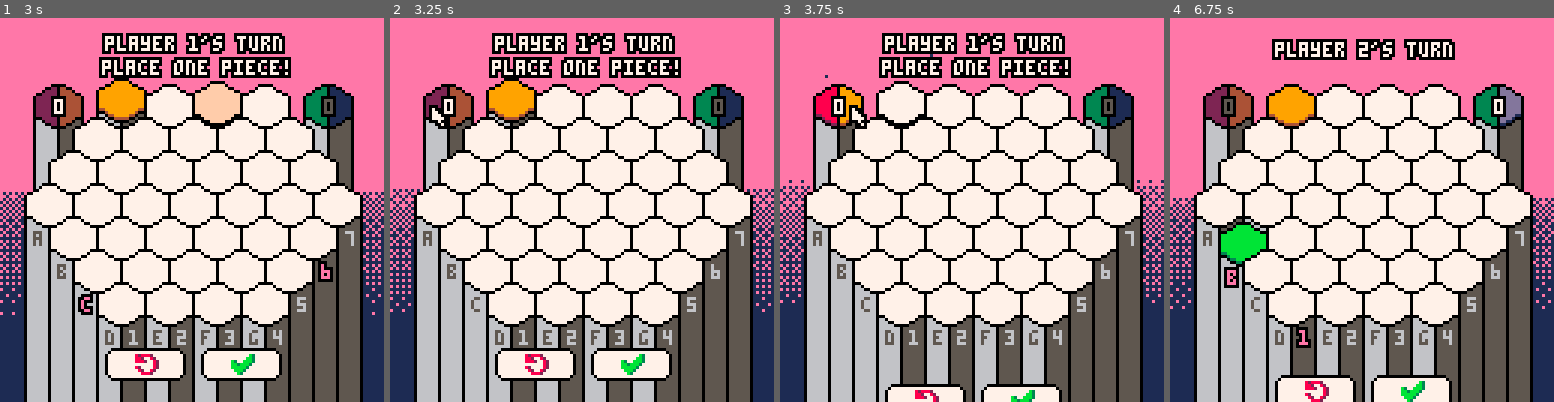
Above: before the commit, frames 1-4 (left to right).
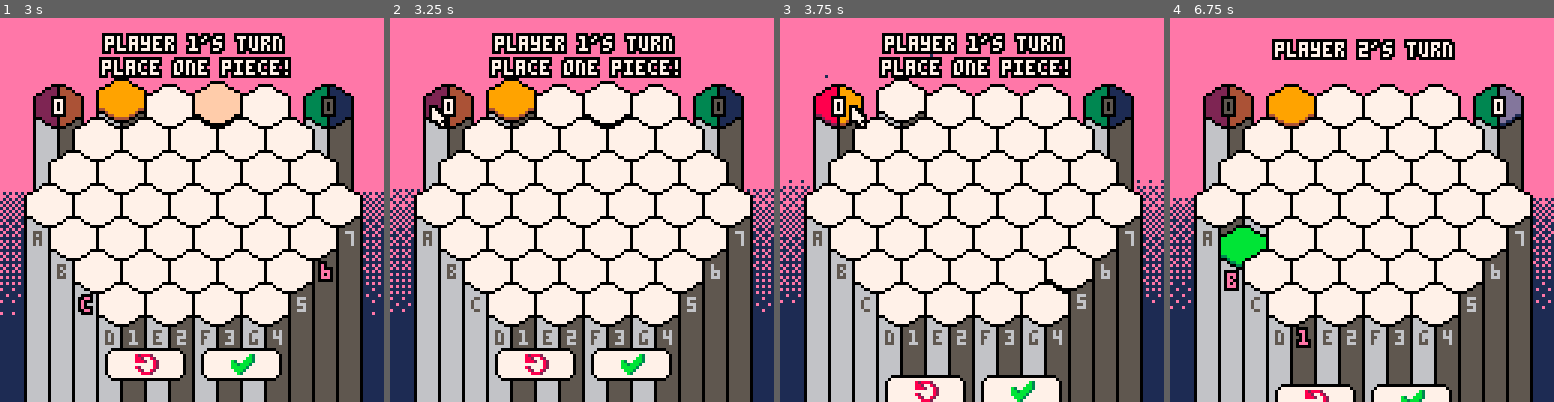
Above: after the commit, the same moments.

Repository: austin-m2/PICO-8-Carts
Game: PICO-8 cartridge bloom.p8
The game is run twice, just before and just after one commit, with the same random seed, the same clock (stepped at 60 frames per second) and the same inputs.
Inputs (mouse positions are in pixels of both pictures, inside the frame that each line leads up to):
- Up to frame 1 (3 s): tap X (X key) at 0.33, 1.07, 1.85, 2.97 s; click (280, 121) at 0.67 s; tap O (Z key) at 0.7, 1.7, 2.1, 2.5, 2.9 s; click (46, 267) at 1.22 s; hold Right 1.6-2.1 s; click (107, 114) at 1.77 s; hold Up 2.15-2.42 s; click (172, 259) at 2.32 s; hold Right from 2.47 s (still down); click (234, 106) at 2.87 s
- Up to frame 2 (3.25 s): release Right at 3.03 s; hold Left from 3.08 s (still down)
- Up to frame 3 (3.75 s): tap O (Z key) at 3.3, 3.7 s; click (1075, 256) at 3.42 s; release Left at 3.58 s; hold Down from 3.63 s (still down)
- Up to frame 4 (6.75 s): release Down at 3.97 s; click (1231, 102) at 3.97 s; hold Right 4.02-4.68 s; tap X (X key) at 4.08, 5.2, 6.32 s; tap O (Z key) every 0.4 s from 4.1 to 6.5 s; click (1292, 248) at 4.52 s; hold Up 4.73-5.03 s; click (1354, 94) at 5.07 s; hold Left 5.08-5.68 s; click (1419, 244) at 5.62 s; hold Down 5.73-6.03 s; hold Right 6.08-6.58 s; click (1481, 90) at 6.17 s; hold Right from 6.63 s (still down); click (1246, 236) at 6.72 s

Frame 1 is identical in both runs. In frame 2, 0.3% of the frame differs, in the area x 50-64%, y 16-29%; in frame 3, 2.4%, in the area x 25-82%, y 15-100%; in frame 4, 2.1%.

Commit message:
Update bloom.p8
Fixed lerp function (oops)
Cleaned up unnecessary comments
Fixed indentation

Diff:
--- a/bloom.p8
+++ b/bloom.p8
@@ -4,15 +4,14 @@
 
 function _init()
   init_vars()
-	init_keys()
-	mouse_init()
-	cells_init()
+  init_keys()
+  mouse_init()
+  cells_init()
   columns_init()
   buttons_init()
   patterns_init()
   background_init()
   make_starfield_ps()
-  --gamestate = "turn1"
   gamestate = "menu"
 end
 
@@ -21,7 +20,6 @@
   timer += 1
   if (gamestate == "menu") then
     upd_keys()
-    --mouse_update()
     patterns_update()
     background_update()
     update_psystems()
@@ -51,14 +48,11 @@
     palt()
     spr(96, 10 + (background_col_index - 1) * 9, 50, 2, 2) --draw selection sprite
     palt(15,true)
-    --piece_draw(1, 19, 71) --draw pieces
-    --piece_draw(2, 39, 71)
     piece_draw(2, 19, 71)
     piece_draw(1, 39, 71)
     piece_draw(3, 75, 71)
     piece_draw(4, 95, 71)
-		print("⬆️   ⬇️       ⬅️   ➡️", 23, 74, 0) --print arrow button icons
-
+    print("⬆️   ⬇️       ⬅️   ➡️", 23, 74, 0) --print arrow button icons
     palt()
   else
     screen_shake()
@@ -84,10 +78,6 @@
         bold_print("press ❎ to play again", 21, 14, 7)
     end
   end
-
-
-  --print cpu
-  --print(stat(1), 8, 8, 7)
 end
 
 function init_vars()
@@ -138,7 +128,7 @@
     0b1111,
   }
 
-  --primary color, shadow color
+  --{primary color, shadow color}
   piece_colors = {
     {9,4},
     {8,2},
@@ -157,10 +147,6 @@
   p2color1 = 3
   p2color2 = 4
 
-  timer = 0
-
-  mem = 0
-
   mouse = {
     x = 0,
     y = 0
@@ -193,6 +179,7 @@
 
   offset = 0
   cpu = 0
+  timer = 0
 
 
   --board setup
@@ -214,13 +201,6 @@
     end
   end
 
-
-
- -- board[3][3] = 2
-  --board[3][4] = 3
-  --board[2][4] = 1
-  --board[1][4] = 4
-
   --left to right, top to bottom
   cell_coords = {
     {32,22},
@@ -277,13 +257,13 @@
     {23, 29, nil, 5, 1, nil}, --orange
     {103, 29, nil, 6, nil, 4}, --green
     {113, 29, nil, 6, 3, nil}, --purple
-    {55, 114, nil, nil, 6, 6}, --undo  (todo: figure this out; these depend on whose turn it is)
+    {55, 114, nil, nil, 6, 6}, --undo
     {87, 114, nil, nil, 5, 5}, --go
     {41, 28, 40, 11, 10, 8},  --1st row
     {57, 28, 41, 12, 7, 9},
     {73, 28, 42, 13, 8, 10},
     {89, 28, 43, 14, 9, 7},
-    {33, 39, 7, 16, 15, 12},  --second row                 --up-right, down-left
+    {33, 39, 7, 16, 15, 12},  --second row
     {49, 39, 8, 17, 11, 13},
     {65, 39, 9, 18, 12, 14},
     {81, 39, 10, 19, 13, 15},
@@ -354,7 +334,6 @@
 function background_init()
   back_y_orig = {55,57,59,61,65,67,71,75,83,87,91,95}
   back_y = {}
-  --background_col = 0xec
   background_col_index = 1
   background_col_list = {0x1f, 0x1e, 0x14, 0x2a, 0x93, 0x92, 0x91, 0xe1, 0xac, 0xa4, 0xa2, 0xf4}
   background_col = background_col_list[background_col_index]
@@ -362,9 +341,6 @@
   for i = 1, #back_y_orig do
     back_y[i] = back_y_orig[i] + (sin(((timer + (i*20)) % 240) / 240) * 5)
   end
-
-  --good colors
-  --1f, 1e, 91, a2, 14, 40, 92, ac, 2a, 81, 90, 93, a0, a4, e1, f4
 end
 
 function set_background_color(i)
@@ -375,7 +351,6 @@
 
 function background_update()
   if (is_pressed(5) and gamestate == "menu") then
-    --background_col = flr(rnd(0xff))
     background_col_index += 1
     if (background_col_index > #background_col_list) background_col_index = 1
     background_col = background_col_list[background_col_index]
@@ -400,15 +375,11 @@
   fillp(0b1111111111111111)
   rectfill(0, back_y[12] + 1, 127, 127, background_col)
   fillp()
-
-  --print current color
-  --print(sub(tostr(background_col, true), 1, 6), 4, 4, flr(shr(background_col, 4)))
-
 end
 
 function mouse_init()
-	--enable mouse support
-	poke(0x5f2d, 1)
+  --enable mouse support
+  poke(0x5f2d, 1)
   mouse.pos = 1
 end
 
@@ -445,9 +416,9 @@
 end
 
 function mouse_draw()
-palt(0, false)
-palt(15, true)
-if (controlstate == "keyboard") spr(51, mouse.x, mouse.y)
+  palt(0, false)
+  palt(15, true)
+  if (controlstate == "keyboard") spr(51, mouse.x, mouse.y)
 end
 
 --move the mouse to the desired anchor point (in keyboard mode)
@@ -495,18 +466,17 @@
     mouse_anchor_points[6][3] = 3
   end
 
-      --update whether the cursor should be able to go to the bottom buttons
-    if (p2choice3 == nil and p2choice4 == nil) then
-      mouse_anchor_points[3][4] = nil
-      mouse_anchor_points[4][4] = nil
-    else
-      mouse_anchor_points[3][4] = 5
-      mouse_anchor_points[4][4] = 5
-    end
+  --update whether the cursor should be able to go to the bottom buttons
+  if (p2choice3 == nil and p2choice4 == nil) then
+    mouse_anchor_points[3][4] = nil
+    mouse_anchor_points[4][4] = nil
+  else
+    mouse_anchor_points[3][4] = 5
+    mouse_anchor_points[4][4] = 5
+  end
 end
 
 function game_update()
-
   if (gamestate == "turn1") then
     --check if player is trying to paste a move
 --[[
@@ -904,7 +873,7 @@
 
 --each cell has an x and y coordinate, as well as an index into the cell_coords table (this holds where that cell is "supposed" to be)
 function cell_create(px, py, pindex)
-	return {x = px, y = py, index = pindex}
+  return {x = px, y = py, index = pindex}
 end
 
 function cells_init()
@@ -919,11 +888,11 @@
   for value in all(cells) do
     local index = index_to_board_coords(i)
     if ((gamestate == "turn1" or gamestate == "player1") and (board[index[1]][index[2]] == 1 or board[index[1]][index[2]] == 2)) then
-      value.y = lerp(value.y, cell_coords[i][2] - 3, 0.06)
+      value.y = lerp(value.y, cell_coords[i][2] - 3, 0.2)
     elseif (gamestate == "player2" and (board[index[1]][index[2]] == 3 or board[index[1]][index[2]] == 4)) then
-      value.y = lerp(value.y, cell_coords[i][2] - 3, 0.06)
+      value.y = lerp(value.y, cell_coords[i][2] - 3, 0.2)
     else
-      value.y = lerp(value.y, cell_coords[i][2] - .9, 0.06)
+      value.y = lerp(value.y, cell_coords[i][2] - .9, 0.2)
     end
 
     i+=1
@@ -935,7 +904,7 @@
   --if there is a tile there, don't lerp upward
   local index = index_to_board_coords(closestcell)
   if (board[index[1]][index[2]] != 0) return
-  cells[closestcell].y = lerp(cells[closestcell].y, cell_coords[closestcell][2] - 7, 0.015)
+  cells[closestcell].y = lerp(cells[closestcell].y, cell_coords[closestcell][2] - 10, 0.05)
 
   --push the cell downward when you click
   if ((is_pressed(6) or is_pressed(4))) then
@@ -962,7 +931,6 @@
   spr(5, x, y, 2, 2)
   pal(9, 9)
   pal(4, 4)
-  --palt()
 end
 
 function swap_menu_colors()
@@ -1063,7 +1028,7 @@
   palt(15, true)
 
   local board_index = 1
-	for v in all(cells) do
+  for v in all(cells) do
 
     if (board_index == 16 or board_index == 23 or board_index == 29 or board_index == 34 or board_index == 35 or board_index == 36 or board_index == 37 or board_index == 33 or board_index == 28 or board_index == 22) then
       rectfill(v.x + 1, v.y + 13, v.x + 7, 127, 6)
@@ -1080,7 +1045,7 @@
     end
 
     if (board_index == curr_mouse_to_cell_coords) then pal(7, 15, 0) end
-		sspr(cell.spritesheet_x, cell.spritesheet_y, cell.width, cell.height, v.x, v.y, cell.width, cell.height) --draw the actual empty cell
+    sspr(cell.spritesheet_x, cell.spritesheet_y, cell.width, cell.height, v.x, v.y, cell.width, cell.height) --draw the actual empty cell
     pal(7, 7, 0)
 
     --draw coordinate labels if online mode is on
@@ -1116,21 +1081,6 @@
     local coords = index_to_board_coords(board_index)
     if (board[coords[1]][coords[2]] > 0) piece_draw(board[coords[1]][coords[2]], v.x + 1, v.y + 2)
 
---    if (board[coords[1]][coords[2]] == 1) then --draw tokens
-  --    piece_draw(1, v.x + 1, v.y + 2)
- --     --spr(5, v.x + 1, v.y + 2, 2, 2)
-  --  elseif (board[coords[1]][coords[2]] == 2) then
-  --    piece_draw(2, v.x + 1, v.y + 2)
-  --    --spr(7, v.x + 1, v.y + 2, 2, 2)
-  --  elseif (board[coords[1]][coords[2]] == 3) then
-  --    piece_draw(3, v.x + 1, v.y + 2)
-      --spr(9, v.x + 1, v.y + 2, 2, 2)
-  --  elseif (board[coords[1]][coords[2]] == 4) then
-   --   piece_draw(4, v.x + 1, v.y + 2)
-   --   spr(11, v.x + 1, v.y + 2, 2, 2)
-  --  end
-
-
     --draw an icon indicating the color tile that will be put in this cell if you click
     local curcell = curr_mouse_to_cell
     if (curcell != nil and board[curcell[1]][curcell[2]] == 0 and (board_coords_to_index(curcell[1], curcell[2]) == board_index)) then
@@ -1142,7 +1092,7 @@
     end
 
     board_index += 1
-	end
+  end
   palt()
 end
 
@@ -1240,8 +1190,8 @@
 end
 
 function columns_update()
-  left_column_pos[2] = lerp(left_column_pos[2], left_column_orig_pos[2] - p1score, 0.02)
-  right_column_pos[2] = lerp(right_column_pos[2], right_column_orig_pos[2] - p2score, 0.02)
+  left_column_pos[2] = lerp(left_column_pos[2], left_column_orig_pos[2] - p1score, 0.2)
+  right_column_pos[2] = lerp(right_column_pos[2], right_column_orig_pos[2] - p2score, 0.2)
 end
 
 function buttons_init()
@@ -1255,7 +1205,7 @@
   undo_button_pos[2] = undo_button_off_pos[2]
   go_button_pos[1] = go_button_off_pos[1]
   go_button_pos[2] = go_button_off_pos[2]
-  button_speed = 0.05
+  button_speed = 0.2
 end
 
 function buttons_update()
@@ -1395,7 +1345,6 @@
 
 --make sure to pass in an empty table
 function findbloom(i, j, bloom)
-  --printh("findbloom "..i.." "..j)
   --check if piece is already in bloom
   for piece in all(bloom) do
     if (piece[1] == i and piece[2] == j) return
@@ -1482,44 +1431,44 @@
 function is_released(k) return band(keys[k], 4) == 4 end
 
 function upd_key(k)
-	if (k == 6) then
-		if keys[k] == 0 then
-			if (stat(34) == 1) then keys[k] = 3 end
-		elseif keys[k] == 1 then
-			if (stat(34) != 1) then keys[k] = 4 end
-		elseif keys[k] == 3 then
-			if (stat(34) ==1) then keys[k] = 1
-			else keys[k] = 4 end
-		elseif keys[k] == 4 then
-			if (stat(34) == 1) then keys[k] = 3
-			else keys[k] = 0 end
-		end
-	else
-		if keys[k] == 0 then
-			if btn(k) then keys[k] = 3 end
-		elseif keys[k] == 1 then
-			if btn(k) == false then keys[k] = 4 end
-		elseif keys[k] == 3 then
-			if btn(k) then keys[k] = 1
-			else keys[k] = 4 end
-		elseif keys[k] == 4 then
-			if btn(k) then keys[k] = 3
-			else keys[k] = 0 end
-		end
-	end
+  if (k == 6) then
+    if keys[k] == 0 then
+      if (stat(34) == 1) then keys[k] = 3 end
+    elseif keys[k] == 1 then
+      if (stat(34) != 1) then keys[k] = 4 end
+    elseif keys[k] == 3 then
+      if (stat(34) ==1) then keys[k] = 1
+      else keys[k] = 4 end
+    elseif keys[k] == 4 then
+      if (stat(34) == 1) then keys[k] = 3
+      else keys[k] = 0 end
+    end
+  else
+    if keys[k] == 0 then
+      if btn(k) then keys[k] = 3 end
+    elseif keys[k] == 1 then
+      if btn(k) == false then keys[k] = 4 end
+    elseif keys[k] == 3 then
+      if btn(k) then keys[k] = 1
+      else keys[k] = 4 end
+    elseif keys[k] == 4 then
+      if btn(k) then keys[k] = 3
+      else keys[k] = 0 end
+    end
+  end
 end
 
 function init_keys()
-	for a = 0,6 do keys[a] = 0 end
+  for a = 0,6 do keys[a] = 0 end
 end
 
 function upd_keys()
-	for a = 0,6 do upd_key(a) end
+  for a = 0,6 do upd_key(a) end
 end
 
 function lerp(a,b,t)
-  --return a+(b-a)*t
-  return (b - a) * (-2^(-10 * t) + 1 ) + a
+  return a+(b-a)*t
+  --return (b - a) * (-2^(-10 * t) + 1 ) + a
 end
 
 function patterns_init()
@@ -1537,7 +1486,6 @@
 
 
 -- particle system library -----------------------------------
--- todo: lots of this stuff could be stripped out!!
 
 function make_psystem(minlife, maxlife, minstartsize, maxstartsize, minendsize, maxendsize)
   local ps = {}
Not shown, changed: 130 lines of the sprite sheet (__gfx__) section of bloom.p8
Not shown, changed: the thumbnail (__label__) section of bloom.p8
